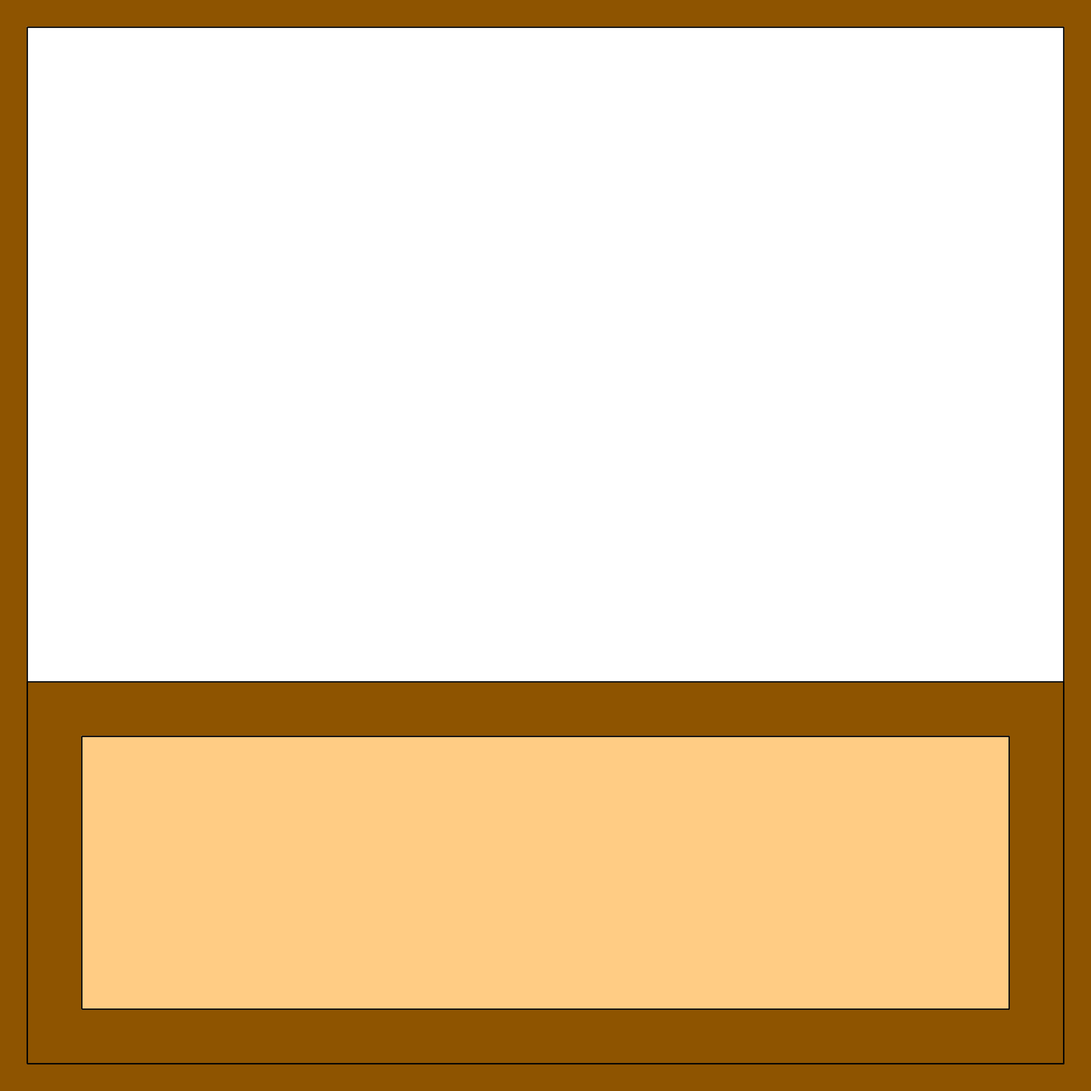
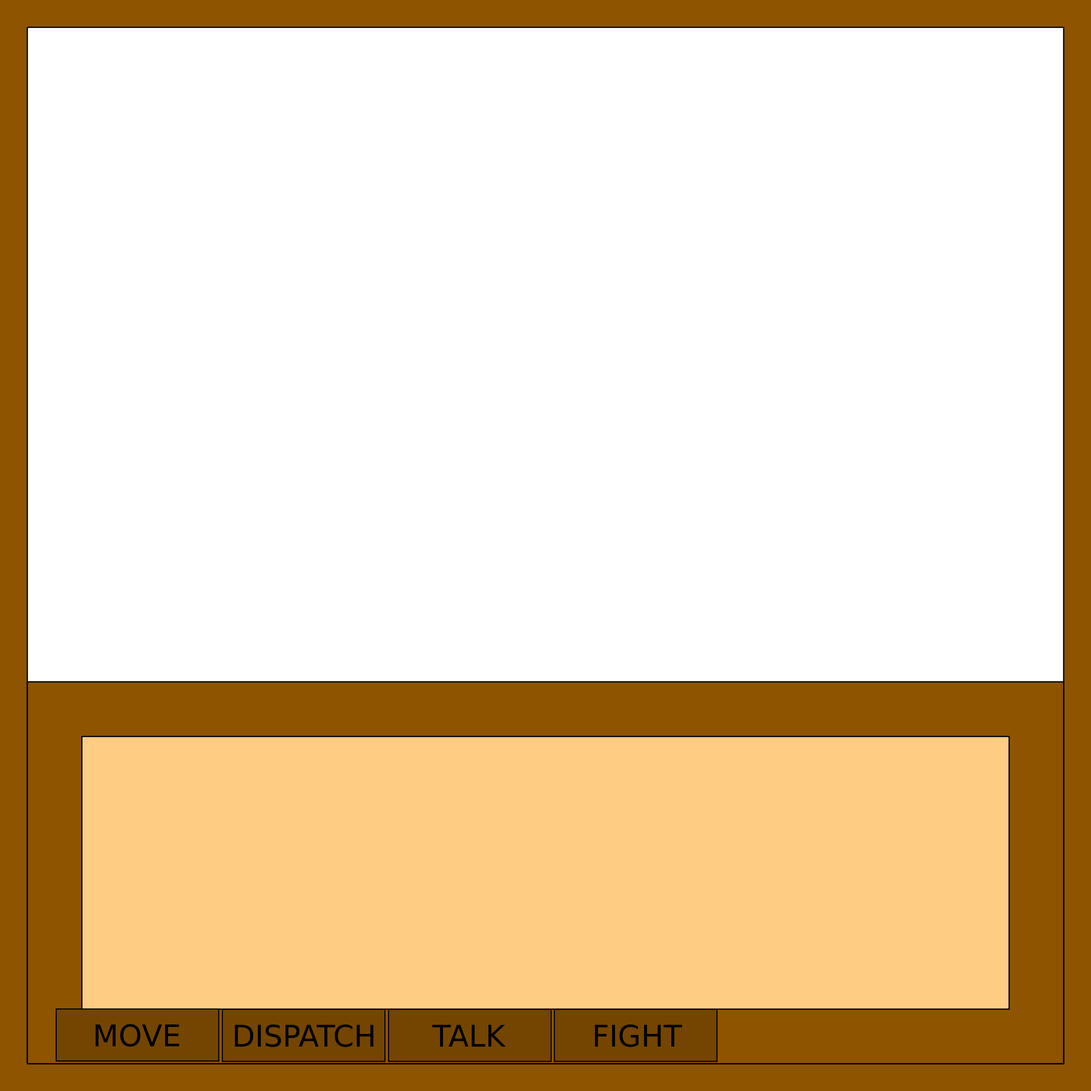
The second 1091x1091 image is a revision of the first. Changes to its layers:
added group "Buttons" with 4 layers above "Back" over [55, 1008, 718, 1063]
added layer "fight-button" in group "Buttons" over [554, 1009, 718, 1063]
added layer "neg-button" in group "Buttons" over [388, 1009, 552, 1063]
added layer "send-button" in group "Buttons" over [221, 1009, 386, 1063]
added layer "move-button" in group "Buttons" over [55, 1008, 220, 1063]
added group "Back" with 3 layers over [55, 1008, 718, 1063]
moved "GFig copy" into group "Back" over [55, 1008, 718, 1063]
moved "GFig" into group "Back" over [55, 1008, 718, 1063]
